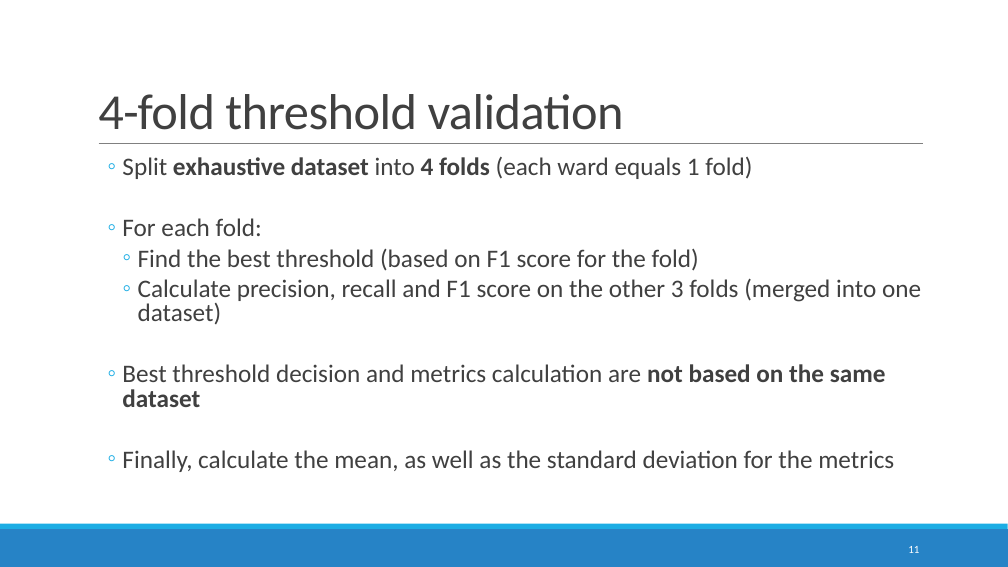
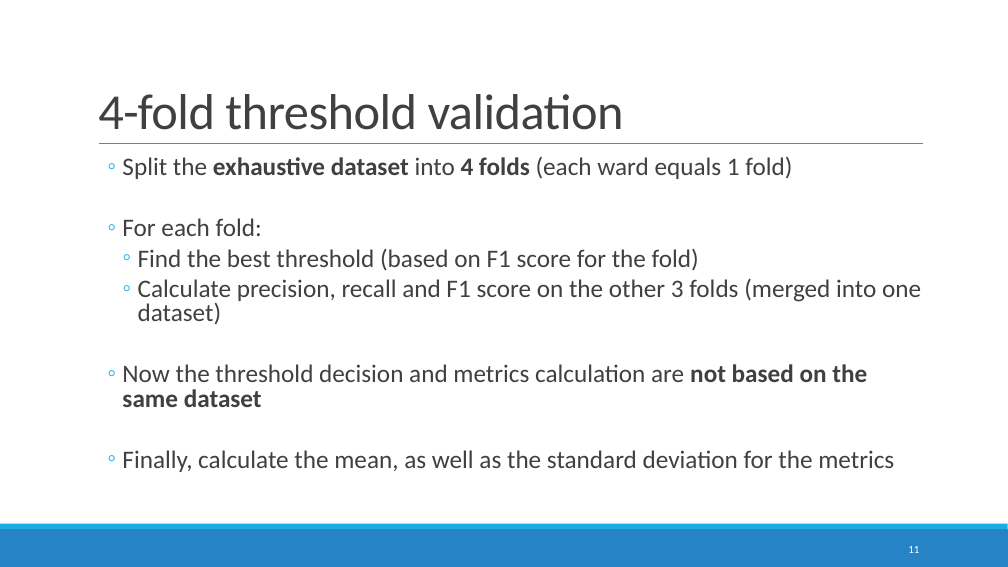
Before and after one commit to DomJamb/school_mapping, a slide deck: slide 11 of presentations/27.2/School mapping in ESRI imagery.pptx. Drawn at 1008x567 pixels with LibreOffice and Linux fonts; fonts in the diff are those of the drawing. Boxes give left, top, right and bottom in pixels: in the first picture for what was removed or moved away, otherwise in the second. Text is boxed around its words. In the diff, an @@ line names an element or a change of style, - is before the commit and + after.

```diff
--- a/presentations/27.2/School mapping in ESRI imagery.pptx
+++ b/presentations/27.2/School mapping in ESRI imagery.pptx
@@ text at bbox=[122, 157, 792, 179]: text changed @@
-  ◦ Split exhaustive dataset into 4 folds (each ward equals 1 fold)
+  ◦ Split the exhaustive dataset into 4 folds (each ward equals 1 fold)
@@ text at bbox=[122, 364, 867, 407]: text changed @@
-  ◦ Best threshold decision and metrics calculation are not based on the same dataset
+  ◦ Now the threshold decision and metrics calculation are not based on the same dataset
```
Also in this commit, not shown: 2 other slides changed, 1 other file.
